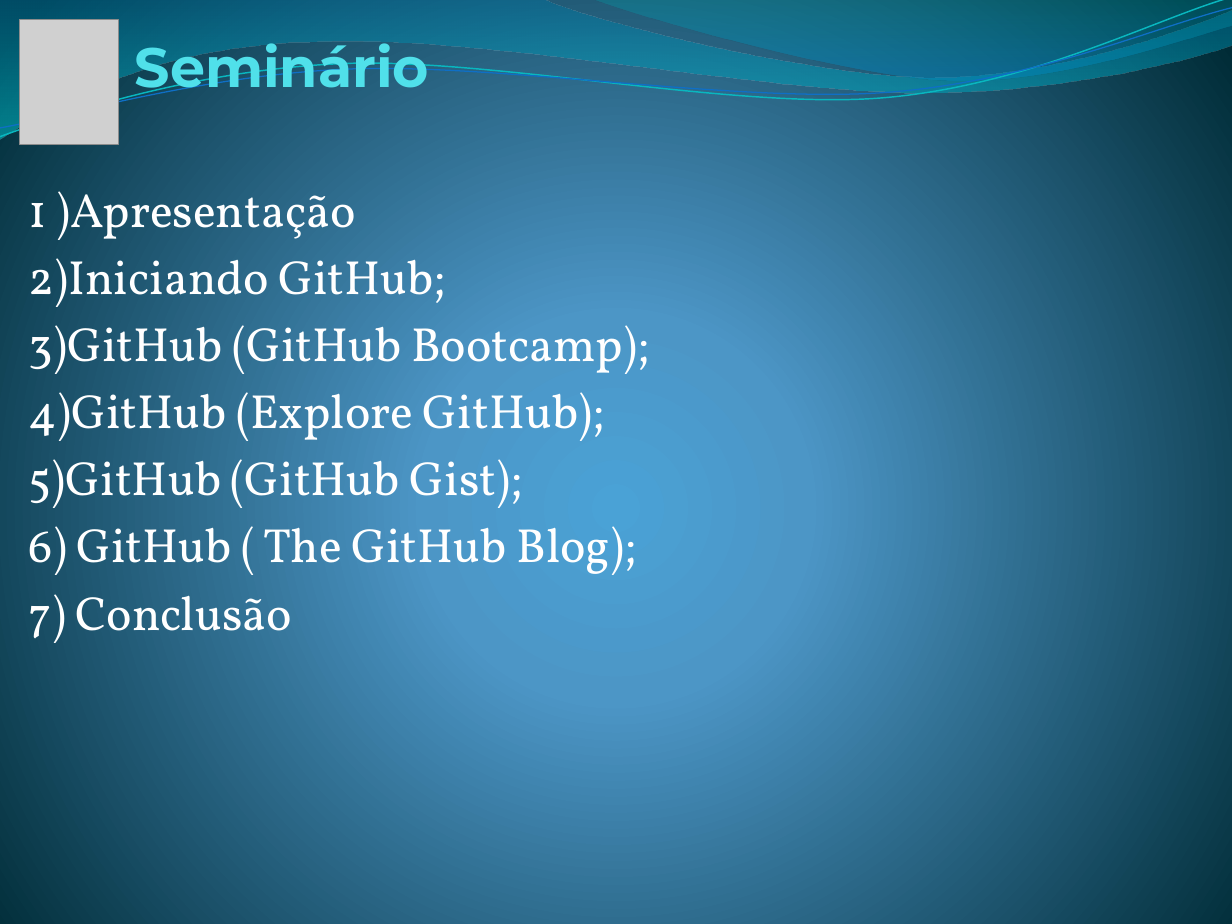
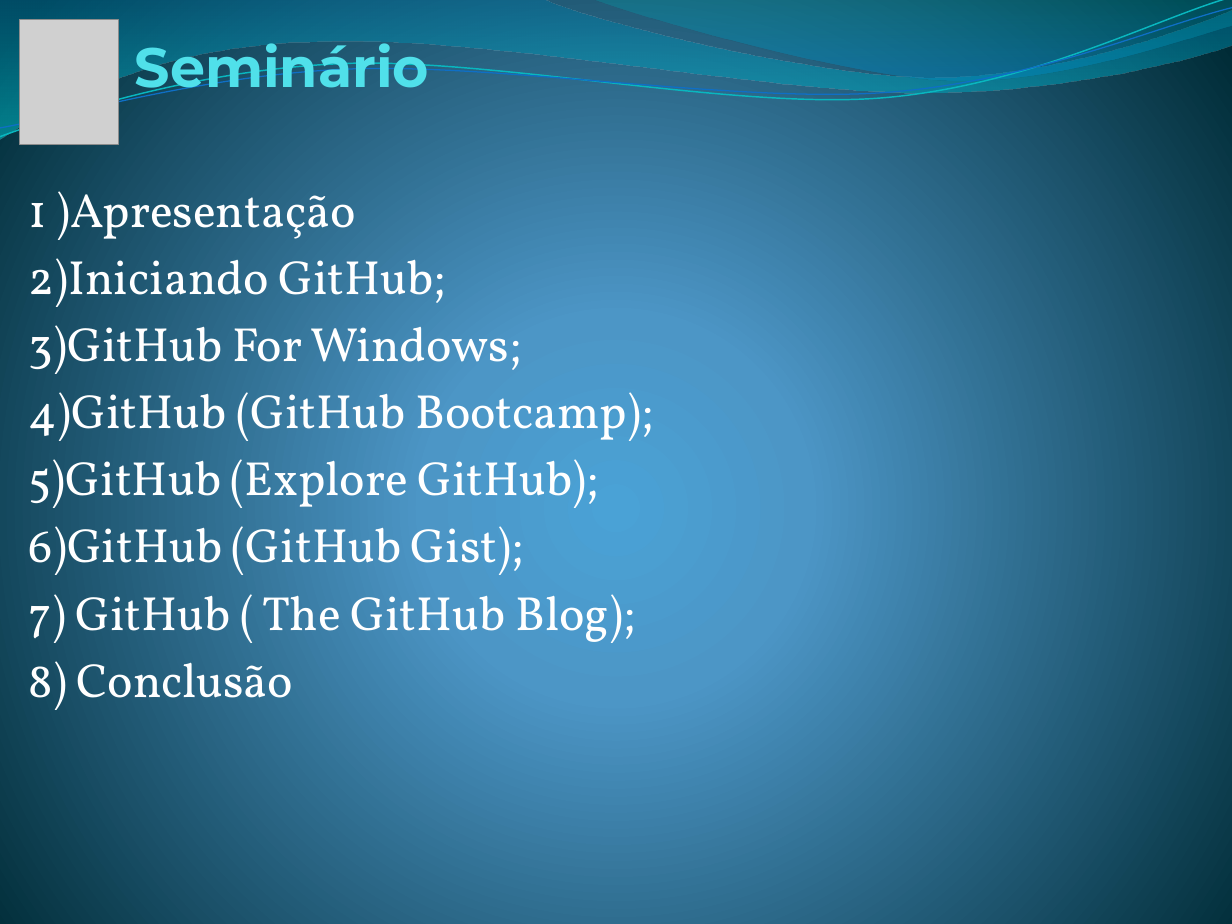
Before and after one commit to gvalman/test, a slide deck: slide 2 of GitHub Seminario.pptx. Drawn at 1232x924 pixels with LibreOffice and Linux fonts; fonts in the diff are those of the drawing; grey boxes stand for pictures. Boxes give left, top, right and bottom in pixels: in the first picture for what was removed or moved away, otherwise in the second. Text is boxed around its words. In the diff, an @@ line names an element or a change of style, - is before the commit and + after.

Commit message:
Aplicando Slides
Sobre GitHub for windows

```diff
--- a/GitHub Seminario.pptx
+++ b/GitHub Seminario.pptx
@@ subtitle at bbox=[29, 325, 653, 710]: text changed @@
-3)GitHub (GitHub Bootcamp);
-4)GitHub (Explore GitHub);
-5)GitHub (GitHub Gist);
-6) GitHub ( The GitHub Blog);
-7) Conclusão
+3)GitHub For Windows;
+4)GitHub (GitHub Bootcamp);
+5)GitHub (Explore GitHub);
+6)GitHub (GitHub Gist);
+7) GitHub ( The GitHub Blog);
+8) Conclusão
```
Also in this commit, not shown: 1 other slide changed, 3 slides added.
